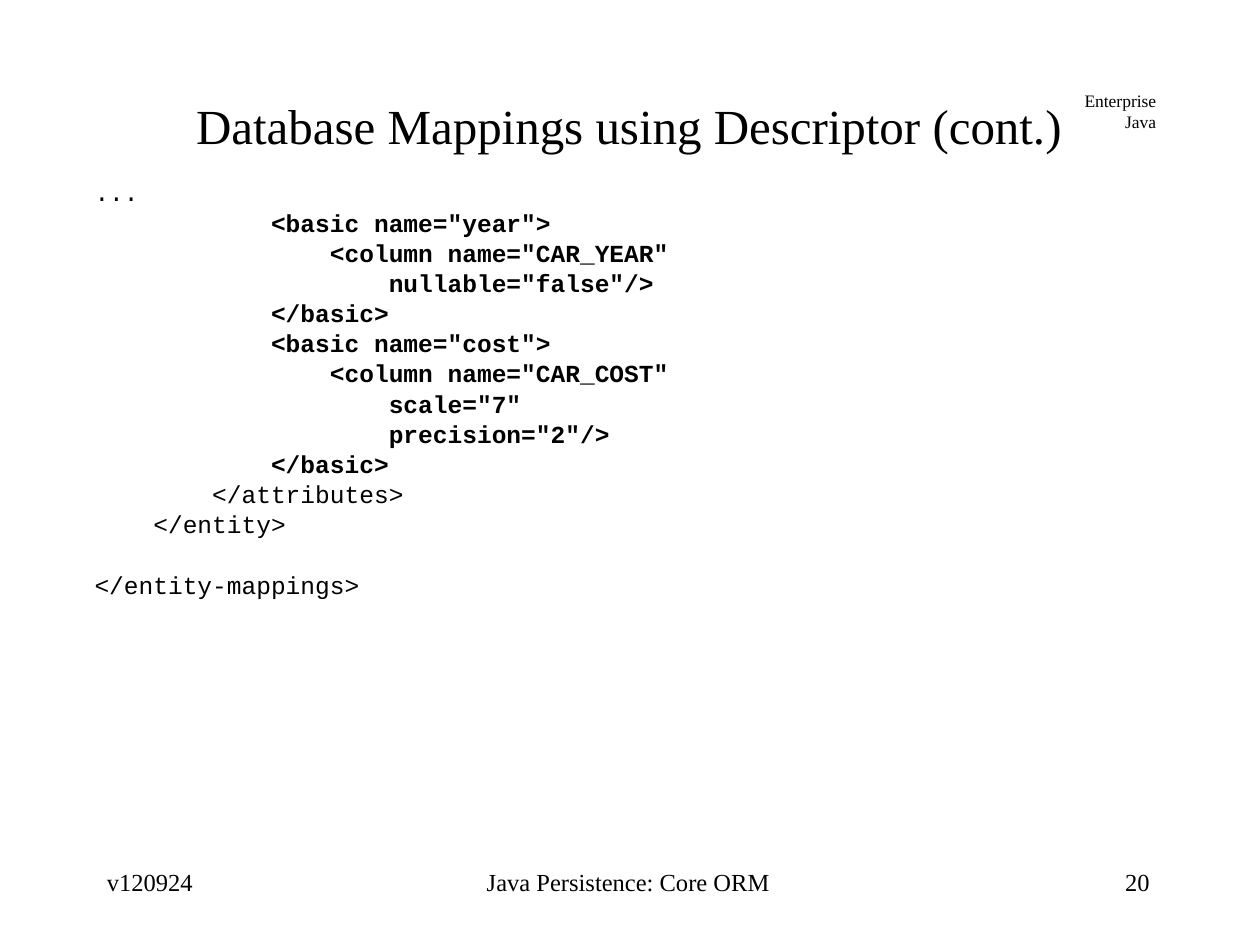
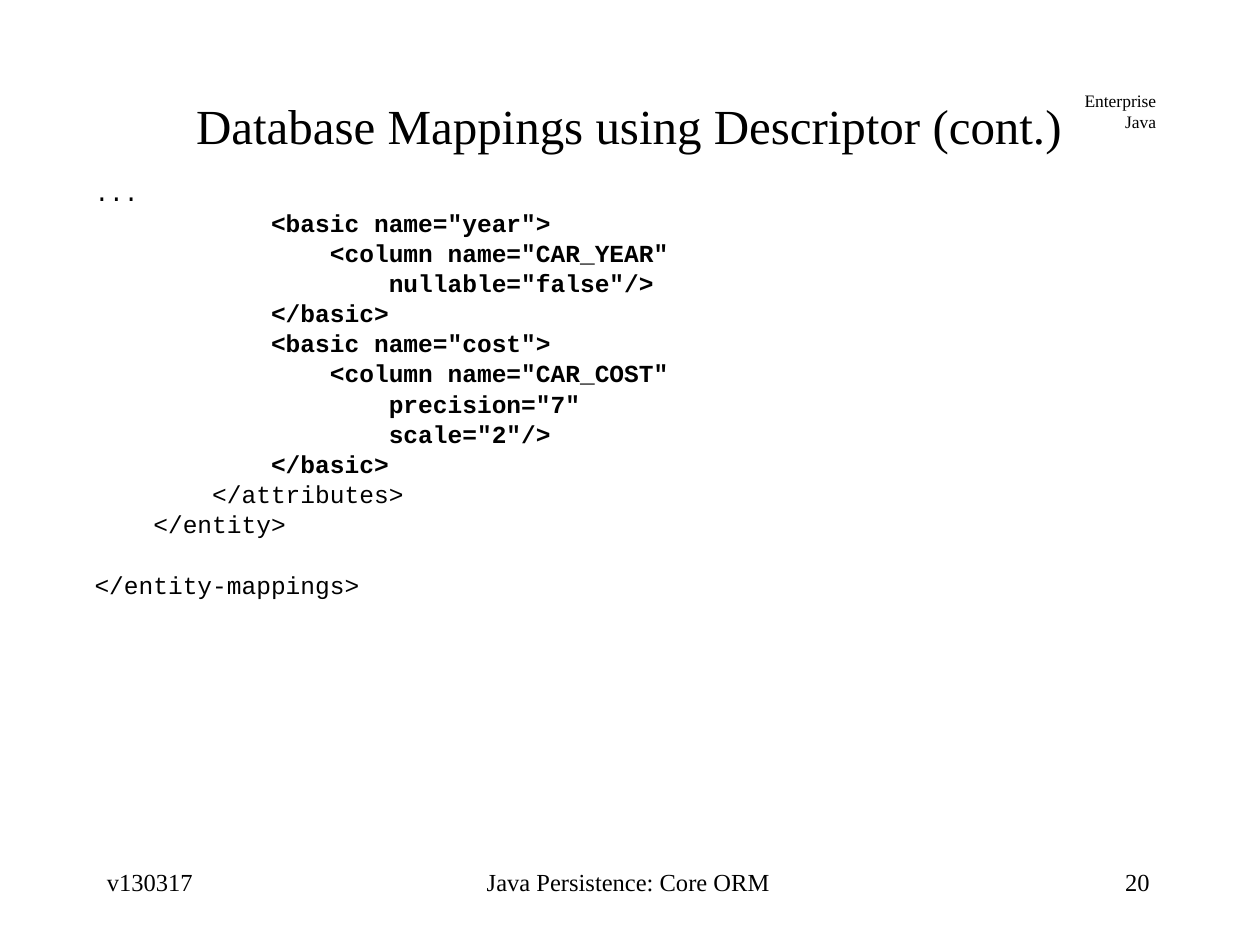
Before and after one commit to jcstaff/ejava-javaee, a slide deck: slide 20 of ormCore/src/site/resources/lectures/ormCore.ppt. Drawn at 1260x945 pixels with LibreOffice and Linux fonts; fonts in the diff are those of the drawing. Boxes give left, top, right and bottom in pixels: in the first picture for what was removed or moved away, otherwise in the second. Text is boxed around its words. In the diff, an @@ line names an element or a change of style, - is before the commit and + after.

Commit message:
added additional coverage of precision and scale

```diff
--- a/ormCore/src/site/resources/lectures/ormCore.ppt
+++ b/ormCore/src/site/resources/lectures/ormCore.ppt
@@ text at [389, 395, 580, 444]: text changed @@
-scale="7"
-precision="2"/>
+precision="7"
+scale="2"/>
@@ text at [107, 874, 193, 892]: text changed @@
-v120924
+v130317
```
Also in this commit, not shown: 96 other slides changed, 2 slides added.
